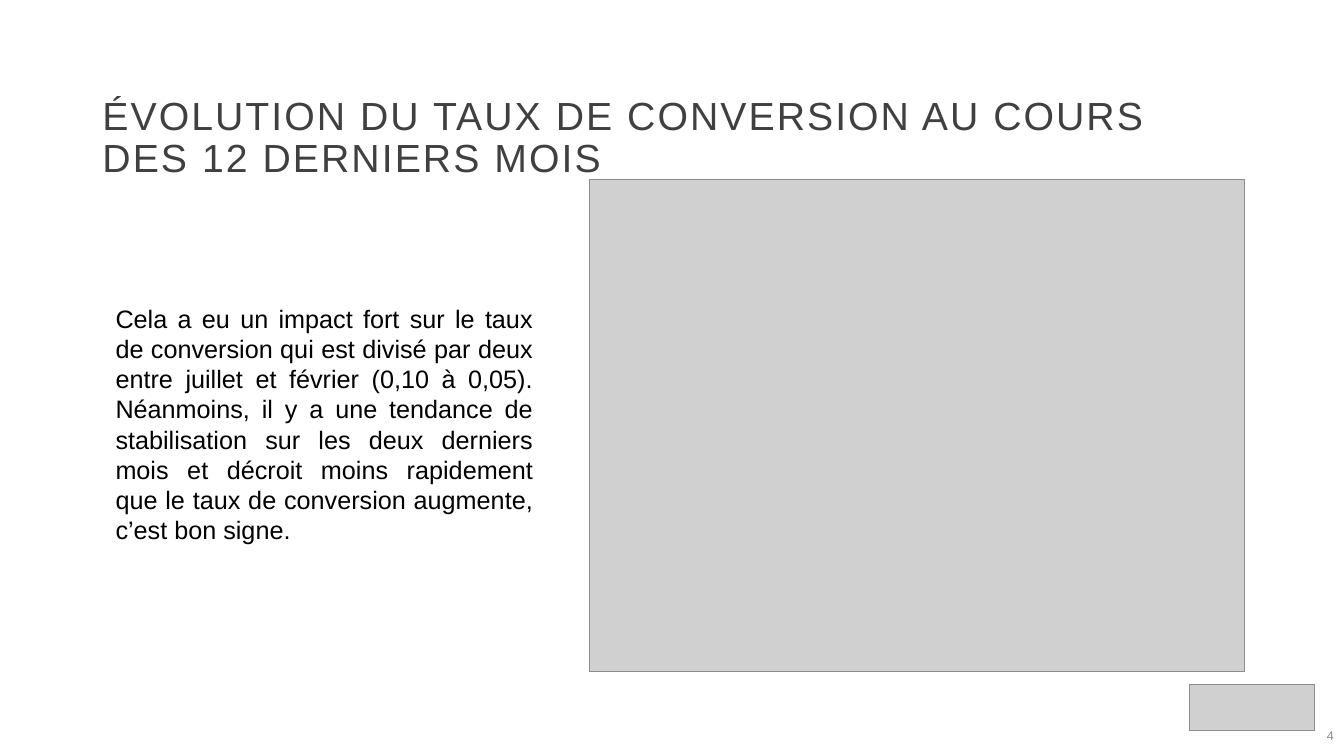
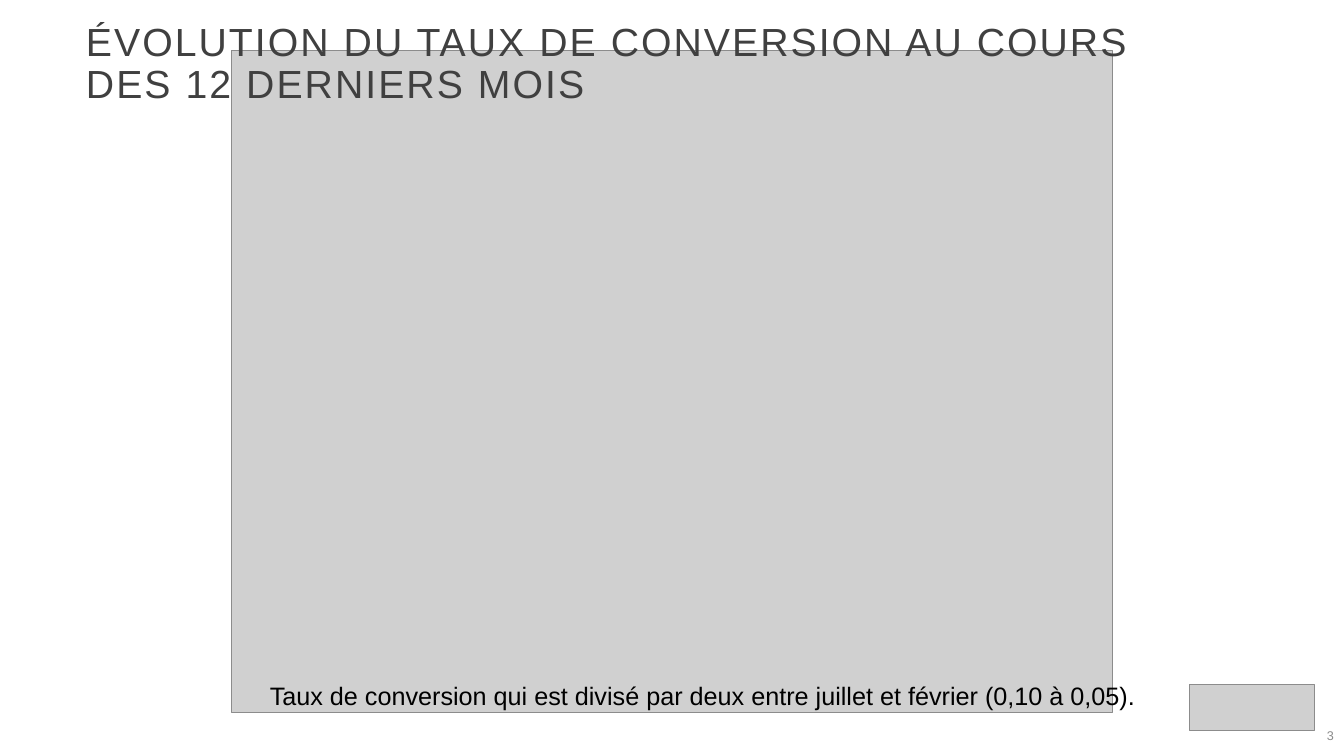
Before and after one commit to ziedbelhocine/Cours-OC, a slide deck: slide 3 of Data_Analyst/Projet_2/rapport mensuel des actions marketing.pptx (slide 4 before the commit). Drawn at 1344x756 pixels with LibreOffice and Linux fonts; fonts in the diff are those of the drawing; grey boxes stand for pictures; background and template pictures are left out. Boxes give left, top, right and bottom in pixels: in the first picture for what was removed or moved away, otherwise in the second. Text is boxed around its words. In the diff, an @@ line names an element or a change of style, - is before the commit and + after.

```diff
--- a/Data_Analyst/Projet_2/rapport mensuel des actions marketing.pptx
+++ b/Data_Analyst/Projet_2/rapport mensuel des actions marketing.pptx
@@ title "ÉVOLUTION DU TAUX DE CONVERSION ...": place and size @@
-title "ÉVOLUTION DU TAUX DE CONVERSION ..." at [102,99,1143,180]
+title "ÉVOLUTION DU TAUX DE CONVERSION ..." at [86,25,1127,106]
@@ picture: place and size @@
-picture at [590,179,1245,671]
+picture at [232,51,1113,713]
@@ text at [270,684,1134,710]: text changed @@
-Cela a eu un impact fort sur le taux de conversion qui est divisé par deux entre juillet et février (0,10 à 0,05). Néanmoins, il y a une tendance de stabilisation sur les deux derniers mois et décroit moins rapidement que le taux de conversion augmente, c’est bon signe.
+Taux de conversion qui est divisé par deux entre juillet et février (0,10 à 0,05).
@@ page number at [1327,731,1334,740]: text changed @@
-4
+3
```
Also in this commit, not shown: 4 other slides changed, 13 other files.
